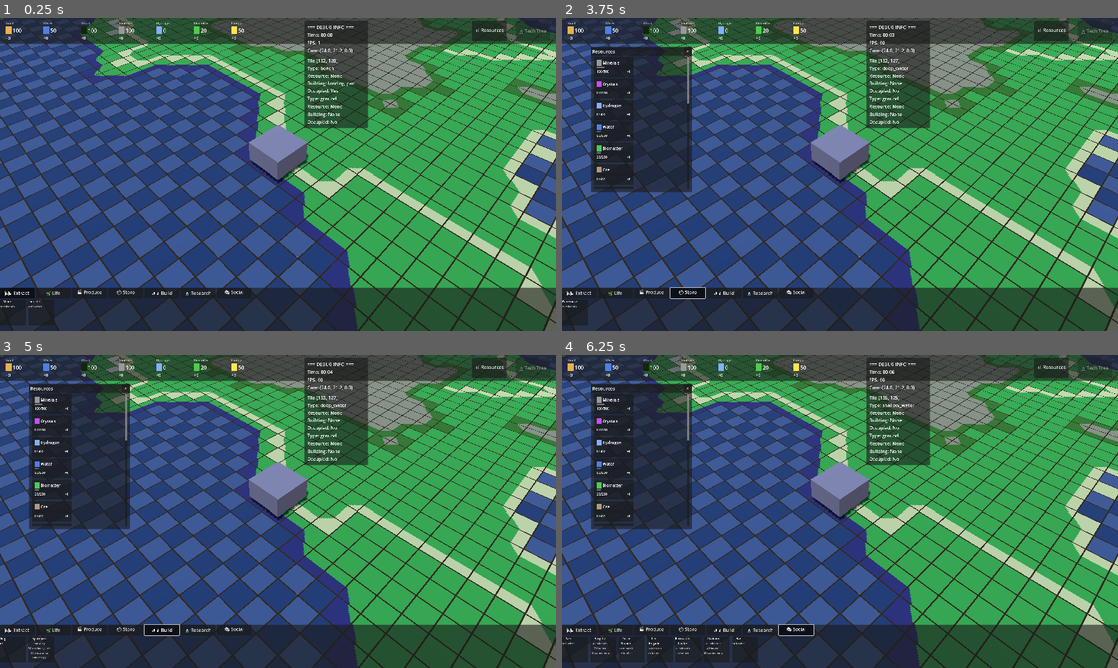
Above: before the commit, frames 1-4 (two rows, left to right).
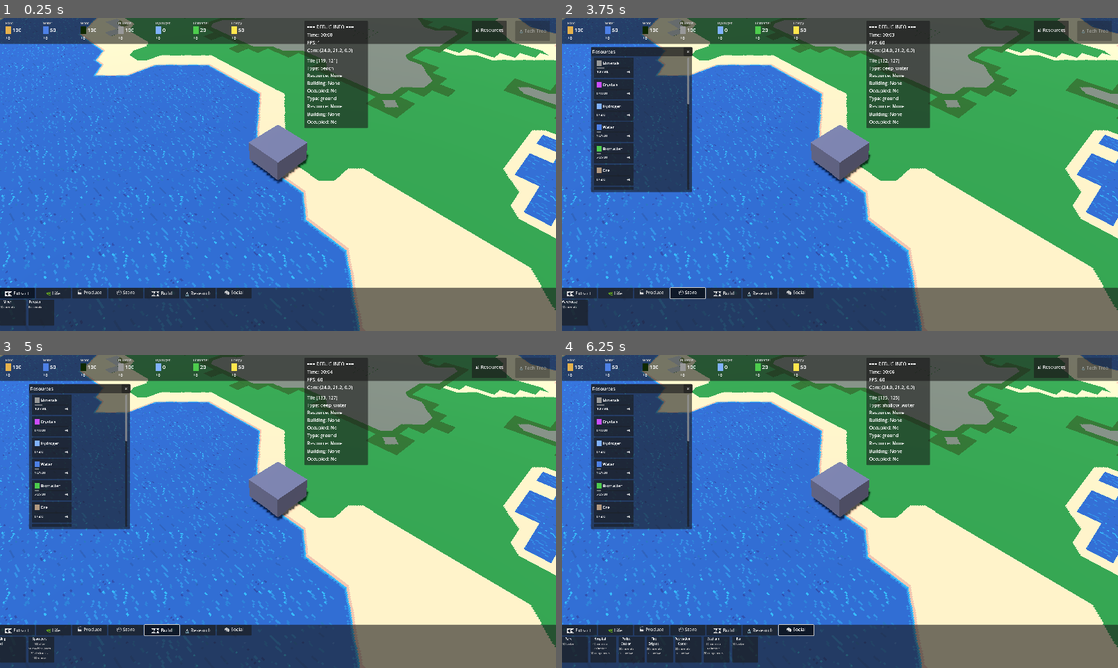
Above: after the commit, the same moments.

Repository: Doudini/Colony
Game: Godot game, scene res://scenes/planet_surface.tscn
Same seed, same stepped clock (60 frames per second), same inputs: the game is played once before the commit and once after it.
Inputs:
- Up to frame 1 (0.25 s): no input
- Up to frame 2 (3.75 s): click "📊 Resources" at 0.5 s; click "⛏️ Extract" at 1.25 s; click "🌿 Life" at 2 s; click "🏭 Produce" at 2.75 s; click "📦 Store" at 3.5 s
- Up to frame 3 (5 s): click "🏗️ Build" at 4.25 s
- Up to frame 4 (6.25 s): click "🔬 Research" at 5 s; click "🎭 Social" at 5.75 s

The runs differ from the first frame. In frame 1, 69% of the frame differs, in the area x 0-100%, y 0-100%; in frame 2, 66%; in frame 3, 66%; in frame 4, 65%.

Commit message:
* Add first template texture. * add overlay grid and remove spacing in cells * add 8 variation for water tiles

Diff:
--- a/project.godot
+++ b/project.godot
@@ -25,8 +25,8 @@
 
 window/size/viewport_width=1920
 window/size/viewport_height=1080
-window/size/mode=2
 window/stretch/mode="viewport"
+window/stretch/scale_mode="integer"
 
 [input]
 
@@ -75,3 +75,4 @@
 
 textures/canvas_textures/default_texture_filter=0
 anti_aliasing/quality/msaa_3d=2
+2d/snap/snap_2d_transforms_to_pixel=true
--- a/scenes/planet_surface.tscn
+++ b/scenes/planet_surface.tscn
@@ -12,6 +12,12 @@
 [ext_resource type="Script" uid="uid://c7uhttbrjwq57" path="res://scripts/upkeep_manager.gd" id="9"]
 [ext_resource type="Script" uid="uid://ckb50g4i3ardu" path="res://scripts/resource_tracker.gd" id="10"]
 [ext_resource type="Script" uid="uid://b74tov6tey0pm" path="res://scripts/building_control.gd" id="11"]
+[ext_resource type="Script" uid="uid://4cbukudxqbix" path="res://scripts/grid_overlay.gd" id="13_5i7v8"]
+
+[sub_resource type="AtlasTexture" id="AtlasTexture_kj5d6"]
+atlas = ExtResource("4_kj5d6")
+region = Rect2(0, 0, 256, 256)
+filter_clip = true
 
 [sub_resource type="ProceduralSkyMaterial" id="ProceduralSkyMaterial_1"]
 sky_horizon_color = Color(0.64625, 0.65575, 0.67075, 1)
@@ -35,7 +41,7 @@
 
 [node name="TileGrid" type="Node3D" parent="."]
 script = ExtResource("3")
-terrain_atlas = ExtResource("4_kj5d6")
+terrain_atlas = SubResource("AtlasTexture_kj5d6")
 
 [node name="BuildingManager" type="Node3D" parent="."]
 script = ExtResource("4")
@@ -172,3 +178,8 @@
 layout_mode = 2
 text = "Upkeep:
 - Energy: 1/min"
+
+[node name="MeshInstance3D" type="MeshInstance3D" parent="."]
+transform = Transform3D(1, 0, 0, 0, 0.7071068, 0.7071068, 0, -0.7071068, 0.7071068, 0, 30, 30)
+skeleton = NodePath("../IsometricCamera")
+script = ExtResource("13_5i7v8")
--- a/scripts/tile_grid.gd
+++ b/scripts/tile_grid.gd
@@ -911,95 +911,10 @@
 
 	return cluster
 
-# =========================
-# RENDERING
-# =========================
 
 # =========================
 # AUTOTILING FUNCTIONS
 # =========================
-
-#func _get_autotile_index(pos: Vector2i) -> int:
-	#"""
-	#Returns the marching squares tile index (0-15) based on neighbors.
-	#Checks 4 cardinal directions against the transition target.
-	#"""
-	#var tile_type = grid[pos.x][pos.y]["type"]
-#
-	## If this terrain doesn't transition, use solid tile (all neighbors match)
-	#if not tile_type in TERRAIN_TRANSITIONS:
-		## For water and other non-transitioning types, add variation
-		#if tile_type in ["shallow_water", "deep_water"]:
-			#return _get_water_variation(pos)
-		#return 15  # Solid tile
-#
-	#var transition_to = TERRAIN_TRANSITIONS[tile_type]
-	#var my_priority = TERRAIN_PRIORITY.get(tile_type, 0)
-#
-	## Check 4 cardinal neighbors (N, E, S, W) for marching squares
-	#var neighbors = [
-		#Vector2i(0, -1),  # North
-		#Vector2i(1, 0),   # East
-		#Vector2i(0, 1),   # South
-		#Vector2i(-1, 0)   # West
-	#]
-	## Check 4 cardinal edges, but consider diagonal corners for smoother marching squares.
-	#var edge_offsets = [
-		#[Vector2i(0, -1), Vector2i(-1, -1), Vector2i(1, -1)],  # North edge + corners
-		#[Vector2i(1, 0), Vector2i(1, -1), Vector2i(1, 1)],     # East edge + corners
-		#[Vector2i(0, 1), Vector2i(-1, 1), Vector2i(1, 1)],      # South edge + corners
-		#[Vector2i(-1, 0), Vector2i(-1, -1), Vector2i(-1, 1)]    # West edge + corners
-	#]
-#
-	#var bitmask = 0
-	#for i in range(4):
-		##var has_transition_neighbor = false
-		##for offset in edge_offsets[i]:
-			##var check_pos = pos + offset
-			##if not is_valid_pos(check_pos):
-				##continue
-			##var neighbor_type = grid[check_pos.x][check_pos.y]["type"]
-			##var neighbor_priority = TERRAIN_PRIORITY.get(neighbor_type, 0)
-			##if neighbor_type == transition_to or neighbor_priority > my_priority:
-				##has_transition_neighbor = true
-				##break
-#
-		#var check_pos = pos + neighbors[i]
-##
-		## Edge of map counts as matching (prevents edge artifacts)
-		#if not is_valid_pos(check_pos):
-			#bitmask |= (1 << (3 - i))
-			#continue
-#
-		#var neighbor_type = grid[check_pos.x][check_pos.y]["type"]
-		#var neighbor_priority = TERRAIN_PRIORITY.get(neighbor_type, 0)
-#
-		## If neighbor is same type OR lower priority, we don't transition
-		## If neighbor is our transition target OR higher priority, we do transition
-		#if neighbor_type == tile_type or neighbor_priority < my_priority:
-#
-			#bitmask |= (1 << (3 - i))
-#
-			##bitmask |= (1 << (3 - i))
-#
-	## For fully surrounded tiles (all neighbors same), add variation
-	##if bitmask == 15:
-		##return _get_tile_variation(pos, tile_type)
-#
-	#return bitmask
-
-#func _corner_filled(
-	#pos: Vector2i,
-	#base_type: String,
-	#base_priority: int
-#) -> bool:
-	#if not is_valid_pos(pos):
-		#return true  # treat outside as filled to avoid holes
-#
-	#var t = grid[pos.x][pos.y]["type"]
-	#var p = TERRAIN_PRIORITY.get(t, 0)
-#
-	#return t == base_type or p < base_priority
 func _corner_filled(
 	corner_pos: Vector2i,
 	base_type: String,
@@ -1085,7 +1000,7 @@
 	"""
 	var seed_value = (pos.x * 73856093) ^ (pos.y * 19349663)
 	seed_value = abs(seed_value)
-	return seed_value % 4  # Water has 4 simple variations
+	return seed_value % 8  # Water has 4 simple variations
 
 func _get_tile_uv_coords(pos: Vector2i) -> Array:
 	"""
@@ -1126,12 +1041,10 @@
 
 	# Return as [TL, TR, BR, BL]
 	return [
-		Vector2(u_left, v_bottom),    # Bottom-left
-		Vector2(u_right, v_bottom),  # Bottom-right
-		Vector2(u_right, v_top),     # Top-right
-		Vector2(u_left, v_top),      # Top-left
-
-
+		Vector2(u_left+0.00095, v_bottom-0.00095),    # Bottom-left
+		Vector2(u_right-0.00095, v_bottom-0.00095),  # Bottom-right
+		Vector2(u_right-0.00095, v_top+0.00095),     # Top-right
+		Vector2(u_left+0.00095, v_top+0.00095),      # Top-left
 
 	]
 	#return [
@@ -1192,6 +1105,7 @@
 		mat.albedo_texture = terrain_atlas
 		mat.texture_filter = BaseMaterial3D.TEXTURE_FILTER_NEAREST  # Pixel art style
 		mat.texture_repeat = false
+
 	else:
 		# Fallback to vertex colors
 		mat.vertex_color_use_as_albedo = true
@@ -1206,7 +1120,7 @@
 	Adds a quad with UV texture coordinates.
 	uv_coords should be [top_left, top_right, bottom_right, bottom_left].
 	"""
-	var h := TILE_SIZE * 0.475
+	var h := TILE_SIZE * 0.5 # 0.5 controls the spacing
 	var v0 := Vector3(pos.x - h, 0, pos.z - h)  # Top-left
 	var v1 := Vector3(pos.x + h, 0, pos.z - h)  # Top-right
 	var v2 := Vector3(pos.x + h, 0, pos.z + h)  # Bottom-right
@@ -1232,7 +1146,7 @@
 	"""
 	Adds a quad with vertex color (fallback when no texture atlas is available).
 	"""
-	var h := TILE_SIZE * 0.475
+	var h := TILE_SIZE * 0.5 # controls spacing of cells
 	var v0 := Vector3(pos.x - h, 0, pos.z - h)
 	var v1 := Vector3(pos.x + h, 0, pos.z - h)
 	var v2 := Vector3(pos.x + h, 0, pos.z + h)
Not shown: 1 places in scenes/planet_surface.tscn that only renumber resources
Binary file changed: tex/terrain_tileset_v2.png
